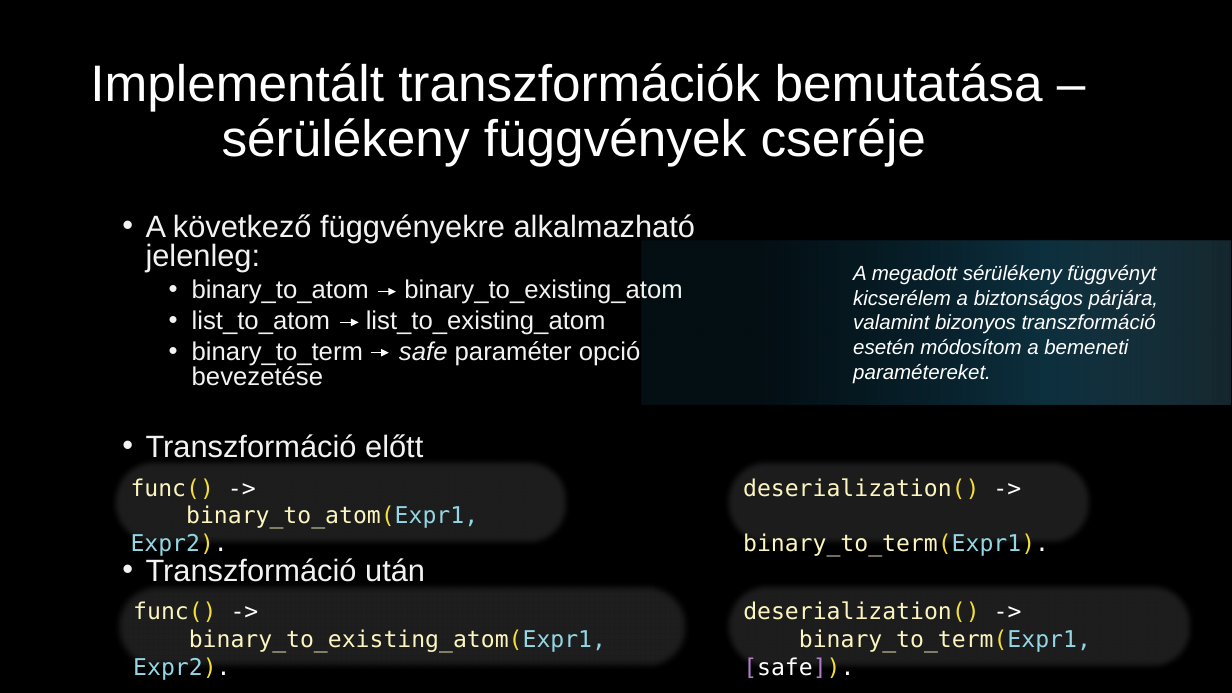
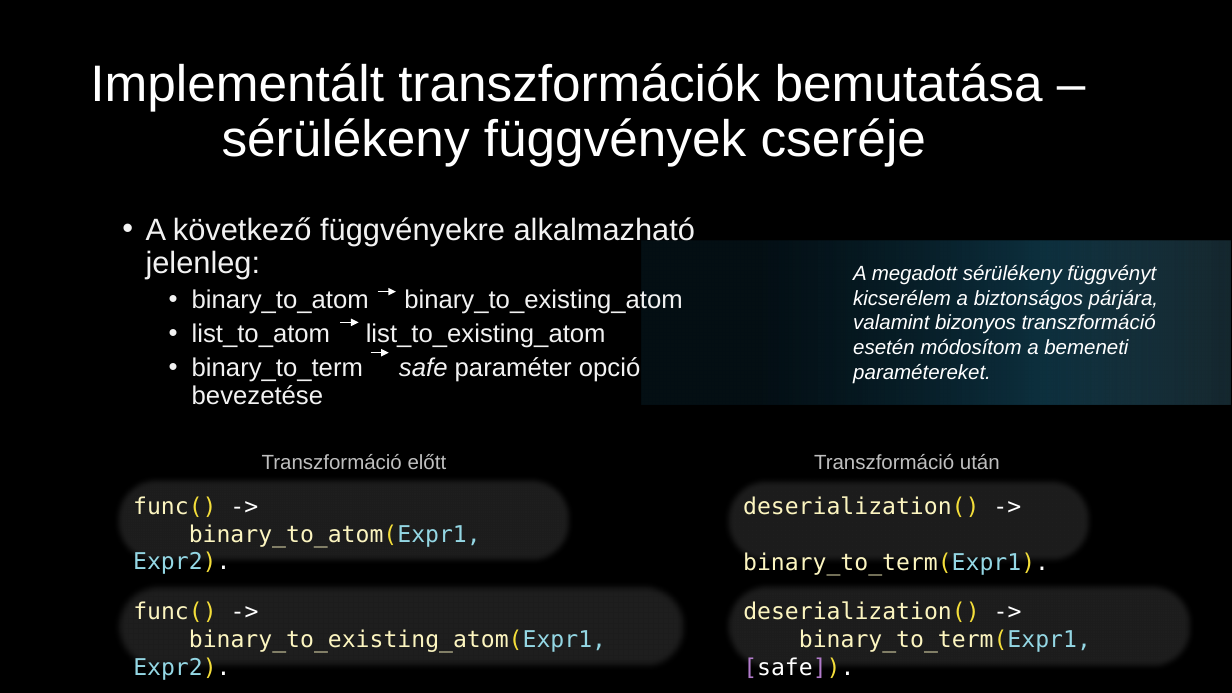
Before and after one commit to juhasznellee/msc_szakdoga, a slide deck: slide 11 of diplomamunka.pptx (slide 10 before the commit). Drawn at 1232x693 pixels with LibreOffice and Linux fonts; fonts in the diff are those of the drawing; background and template pictures are left out. Boxes give left, top, right and bottom in pixels: in the first picture for what was removed or moved away, otherwise in the second. Text is boxed around its words. In the diff, an @@ line names an element or a change of style, - is before the commit and + after.

```diff
--- a/diplomamunka.pptx
+++ b/diplomamunka.pptx
@@ text "A következő függvényekre alkalmazható jelenleg:" at [146,217,695,405]: line spacing 0.8 to 0.9 @@
@@ text at [146,434,425,582]: paragraphs removed @@
-• Transzformáció előtt
-• Transzformáció után
@@ rounded rectangle "func() ->": place and size @@
-rounded rectangle "func() ->" at [111,457,571,546]
+rounded rectangle "func() ->" at [113,476,573,565]
@@ text added at [262,454,447,469], 16 pt, text #BFBFBF @@
+Transzformáció előtt
@@ rounded rectangle "deserialization() ->": place and size @@
-rounded rectangle "deserialization() ->" at [724,458,1094,547]
+rounded rectangle "deserialization() ->" at [724,477,1094,566]
@@ text added at [814,454,1000,469], 16 pt, text #BFBFBF @@
+Transzformáció után
```
Also in this commit, not shown: 10 other slides changed, 1 slide added.
